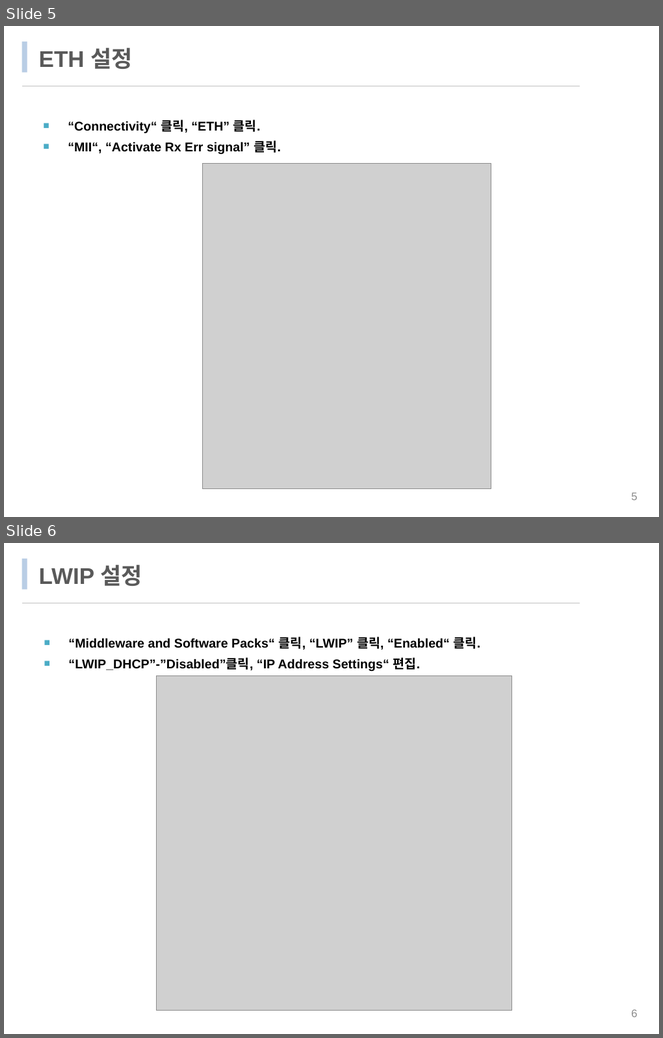
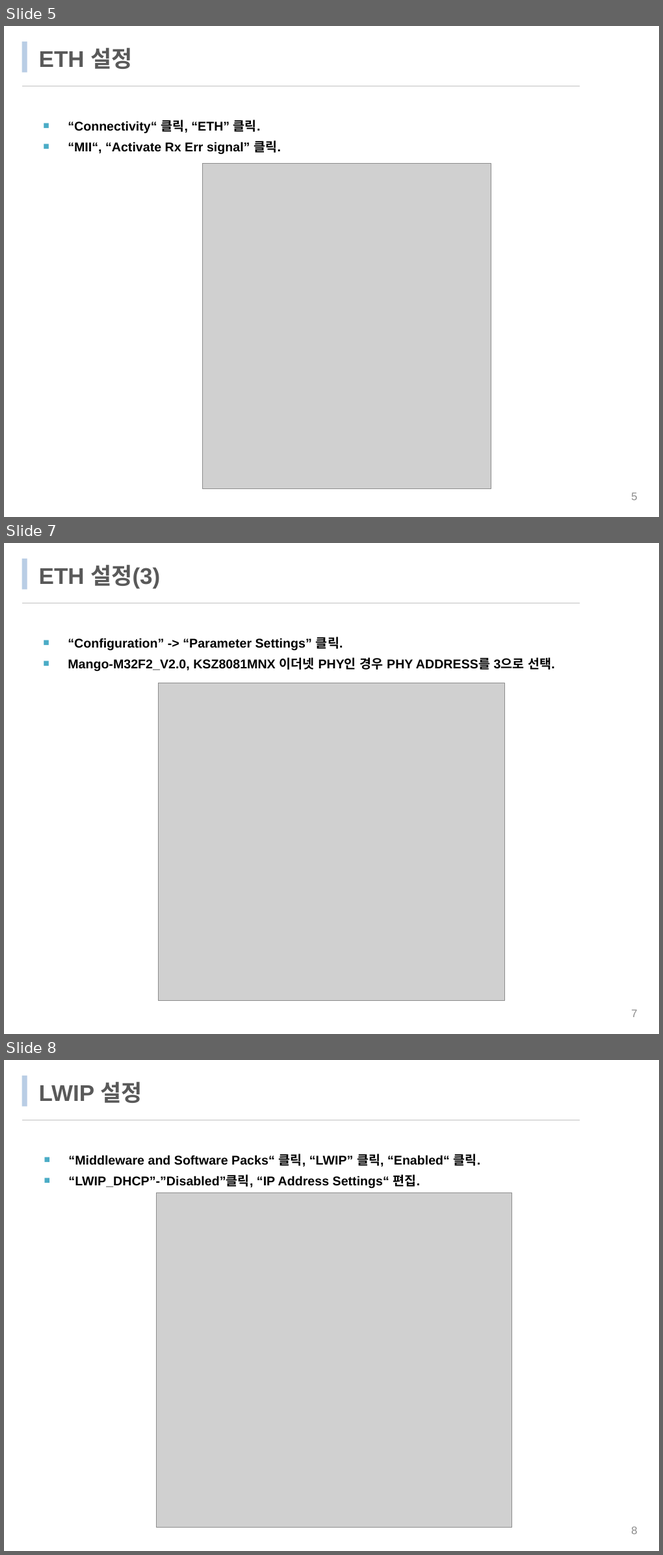
Before and after one commit to CRZ-Technology/Mango-M32, a slide deck: Mango-M32F2/9강_ETHERNET_테스트/9강_ETHERNET_테스트.pptx. Shown one above the other, each under a label of ours: slides 5 and 6 before the commit, slides 5, 7 and 8 after it; the slides between them are not shown. The pictures are 663x1038 and 663x1555 pixels, drawn with LibreOffice and Linux fonts; fonts in the diff are those of the drawing; grey boxes stand for pictures; background and template pictures are left out. Boxes give left, top, right and bottom in pixels: in the first picture for what was removed or moved away, otherwise in the second. Text is boxed around its words. In the diff, an @@ line names an element or a change of style, - is before the commit and + after.

```diff
--- a/Mango-M32F2/9강_ETHERNET_테스트/9강_ETHERNET_테스트.pptx
+++ b/Mango-M32F2/9강_ETHERNET_테스트/9강_ETHERNET_테스트.pptx
@@ slide 7 added at (4,543,659,1034), background #FFFFFF; not listed: 2 template elements that a slide beside it also shows @@
@@ title added at (39,564,160,589), 25 pt, text gradient #595959 to #262626, bold @@
+ETH 설정(3)
@@ text added at (68,637,555,671), 14 pt, text #000000, bold @@
+■ “Configuration” -> “Parameter Settings” 클릭.
+■ Mango-M32F2_V2.0, KSZ8081MNX 이더넷 PHY인 경우 PHY ADDRESS를 3으로 선택.
@@ picture added at (159,683,504,1001) @@
@@ page number added at (631,1010,637,1017), 12 pt, text #8C8C8C @@
+7
@@ what was slide 6 is now slide 8 @@
```
Also in this commit, not shown: 1 other slide added, 32 other files.
